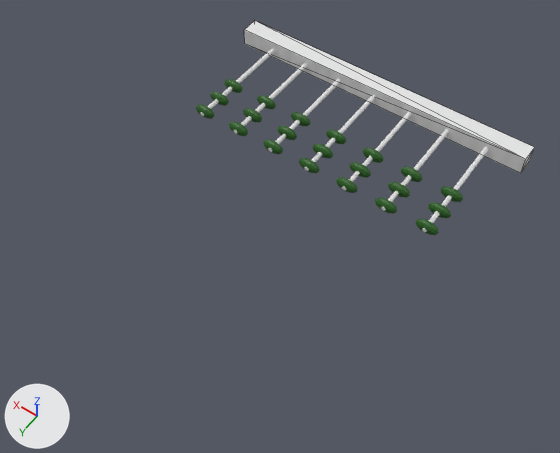
The glTF model assets/models/static/ziola_suszone_r0_01.glb: old version first, new version second.
Before and after are seen from a 50 mm lens placed at (-1.37, 1.12, 2.8), pointed at (-0.05, -0.73, -0.11). The axes (+X, +Y, +Z) are drawn at lower left. The lights are the same throughout. The picture after the commit comes second. Mesh edges are drawn as thin lines on the coarser meshes. Where no turn or scale is listed for an object, it has been applied to the vertices.

The first picture shows 'beam' and 28 more.
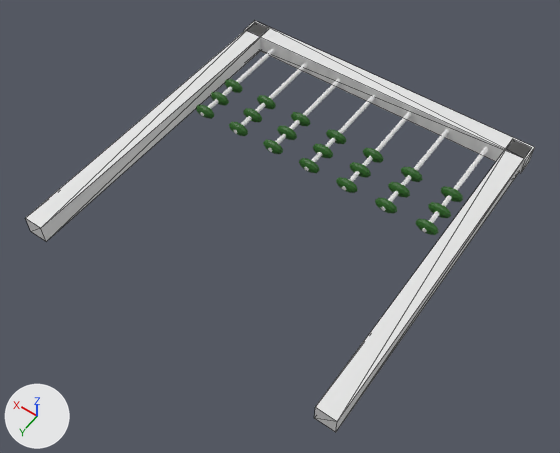
What changed in the scene script:
```text
Add me_post_0_8:
    me_post_0_8.from_pydata(...)  # a box spanning x 0.74..0.84, y -1.74..0.0, z -0.05..0.05
    me_post_0_8.materials.append(mat_darkwood)  # its picture is missing
Add me_post__0_8:
    me_post__0_8.from_pydata(...)  # a box spanning x -0.84..-0.74, y -1.74..0.0, z -0.05..0.05
    me_post__0_8.materials.append(mat_darkwood)  # its picture is missing
Add ob_post_0_8:
    ob_post_0_8 = bpy.data.objects.new('post_0.8', me_post_0_8)
    ob_post_0_8.location = (0.0, 0.0, 0.0)
Add ob_post__0_8:
    ob_post__0_8 = bpy.data.objects.new('post_-0.8', me_post__0_8)
    ob_post__0_8.location = (0.0, 0.0, 0.0)
```

What differs and where, as boxes (x1, y1, x2, y2) in the pictures (560 x 453 px):
'post_-0.8', added
    after: (314, 139, 531, 432)
'post_0.8', added
    after: (26, 23, 267, 241)
